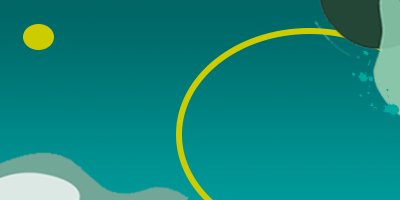
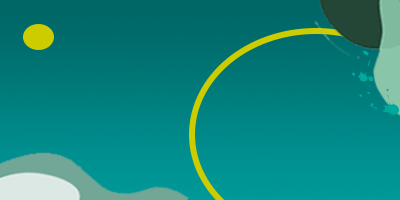
Comparing the layer stacks of the two 400 × 200 images. Changes:
painted on "Ellipse 3" over [176, 28, 381, 200]
